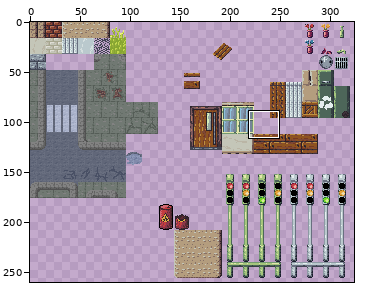
Two versions of one sprite sheet, levele-wip/tileset.png. The first picture is a wide view before the edit; the outline marks the close-up.
Close-up. Before the edit:
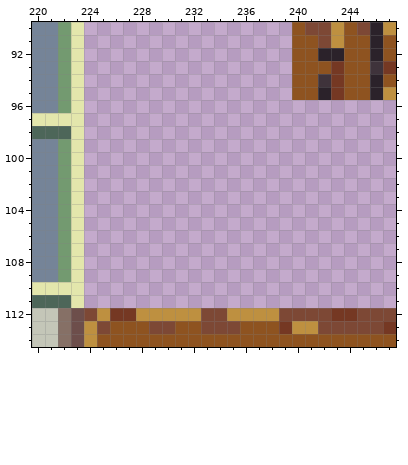
The file is 512x512 pixels. Colours within 5 levels of each other are drawn and written as one. Shown: x 220..247, y 90..114. The wide view leaves out empty margins.
After:
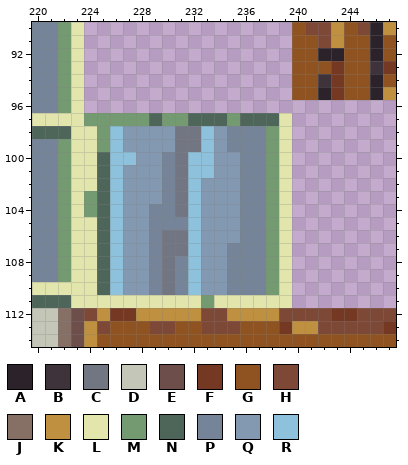
Palette (. is transparent): A #2b222a  B #3f333b  C #727682  D #c4c6b8  E #6d4e4b  F #753823  G #8e5320  H #7d4835  J #867066  K #be9040  L #e3e6ac  M #739a70  N #4d6659  P #758498  Q #8299b1  R #8dc1dc
The exact change:
There is now colour C in rows 98 to 99 at x 231 to 232; in rows 100 to 104 at x 231; in rows 106 to 107 at x 230 to 231; in rows 108 to 110 at x 230.
There is now colour L in row 97 at x 239; in rows 98 to 102 at x 224 and 239; in rows 103 to 104 at x 239; in rows 105 to 110 at x 224 and 239; in row 111 at x 224 to 232 and 234 to 239.
There is now colour M in row 97 at x 224 to 228, 230 to 231 and 235; in rows 98 to 99 at x 225 and 238; in rows 100 to 102 at x 238; in rows 103 to 104 at x 224 and 238; in rows 105 to 110 at x 238; in row 111 at x 233.
There is now colour N in row 97 at x 229, 232 to 234 and 236 to 238; in rows 100 to 110 at x 225.
There is now colour P in rows 98 to 99 at x 235 to 237; in rows 100 to 103 at x 230 and 236 to 237; in row 104 at x 229 to 230 and 236 to 237; in row 105 at x 229 to 231 and 236 to 237; in row 106 at x 229 and 236 to 237; in row 107 at x 229 and 235 to 237.
There is now colour P in rows 108 to 110 at x 229, 231 and 235 to 237.
There is now colour Q in rows 98 to 99 at x 227 to 230 and 234; in row 100 at x 228 to 229 and 234 to 235; in row 101 at x 227 to 229 and 234 to 235; in rows 102 to 103 at x 227 to 229 and 233 to 235; in rows 104 to 106 at x 227 to 228 and 233 to 235; in rows 107 to 110 at x 227 to 228 and 233 to 234.
There is now colour R in rows 98 to 99 at x 226 and 233; in row 100 at x 226 to 227 and 232 to 233; in row 101 at x 226 and 232 to 233; in rows 102 to 110 at x 226 and 232.
